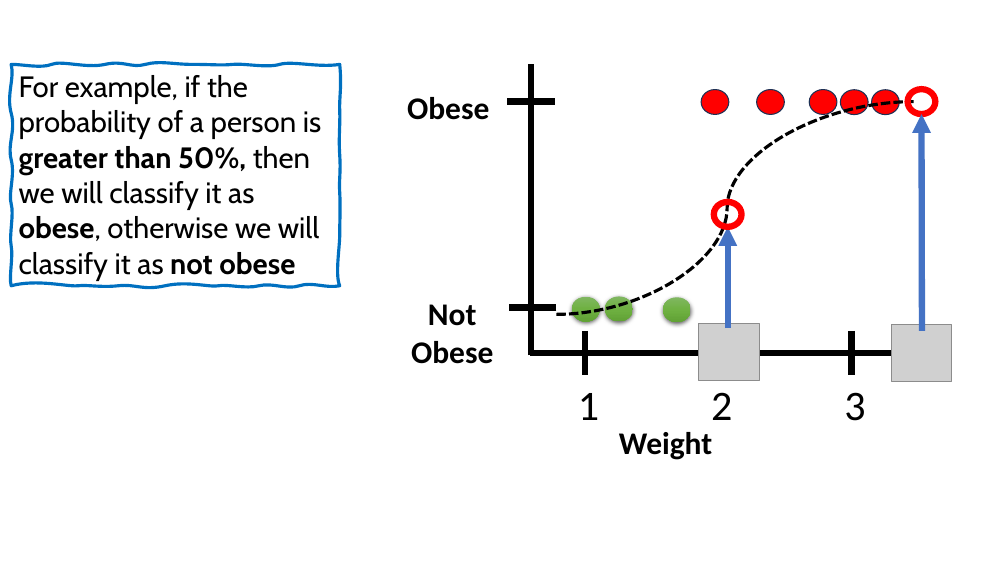
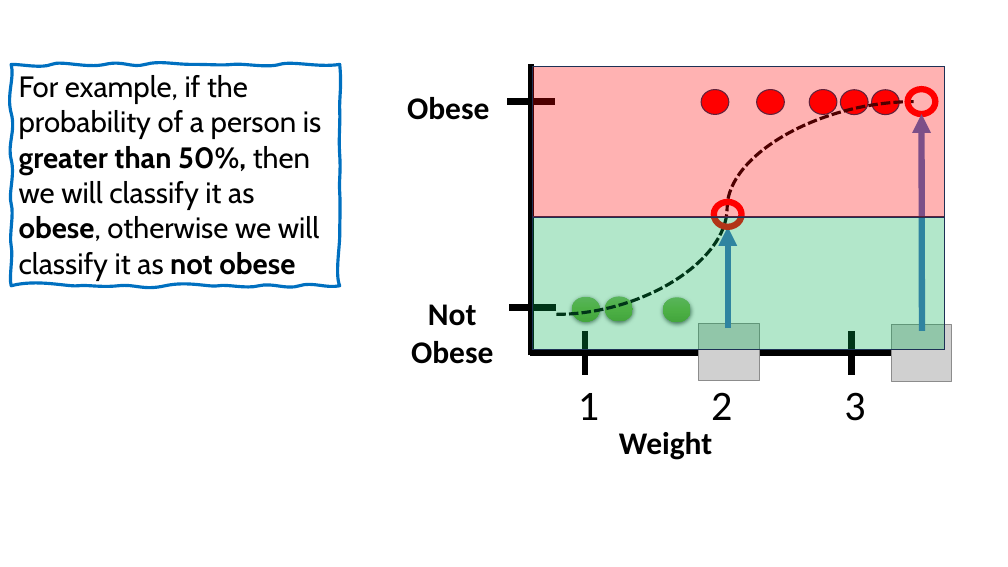
Before and after one commit to robitussin/CCMACLRL, a slide deck: slide 17 of 5 - Logistic Regression/Introduction to Logistic Regression.pptx (slide 14 before the commit). Drawn at 1008x567 pixels with LibreOffice and Linux fonts; fonts in the diff are those of the drawing; grey boxes stand for pictures; background and template pictures are left out. Boxes give left, top, right and bottom in pixels: in the first picture for what was removed or moved away, otherwise in the second. Text is boxed around its words. In the diff, an @@ line names an element or a change of style, - is before the commit and + after.

```diff
--- a/5 - Logistic Regression/Introduction to Logistic Regression.pptx
+++ b/5 - Logistic Regression/Introduction to Logistic Regression.pptx
@@ rectangle added at <box>532,66,945,217</box>, fill #FF0000 at 30% opacity, outline #1E3256 1 pt @@
@@ rectangle added at <box>532,217,945,350</box>, fill #00B050 at 30% opacity, outline #1E3256 1 pt @@
```
Also in this commit, not shown: 23 other slides changed, 9 slides added.
